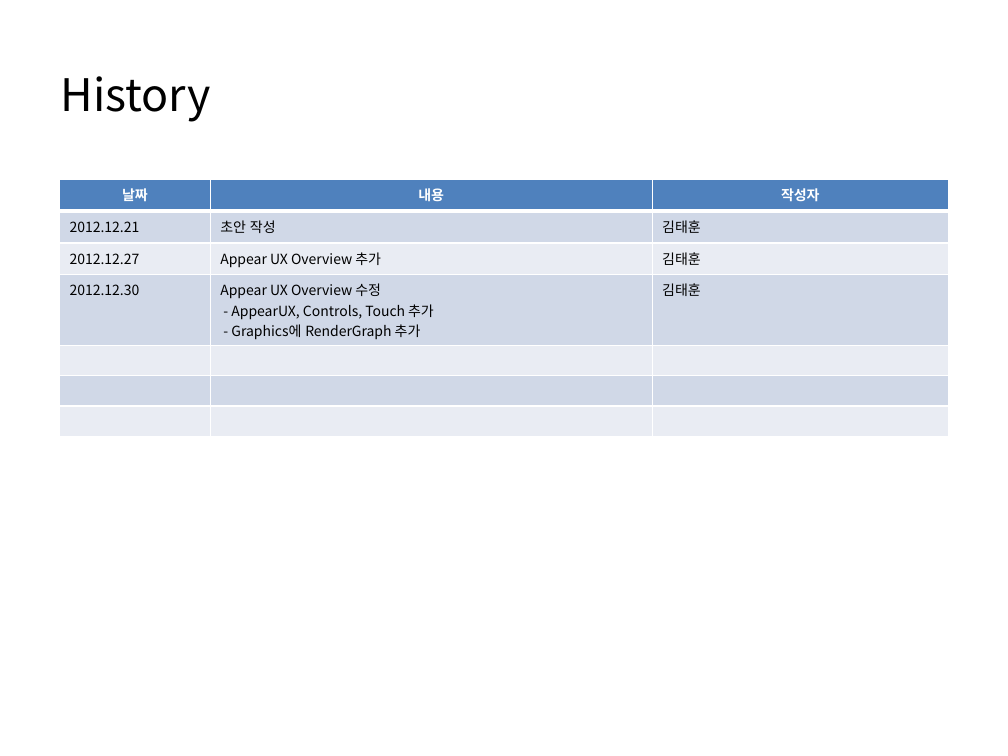
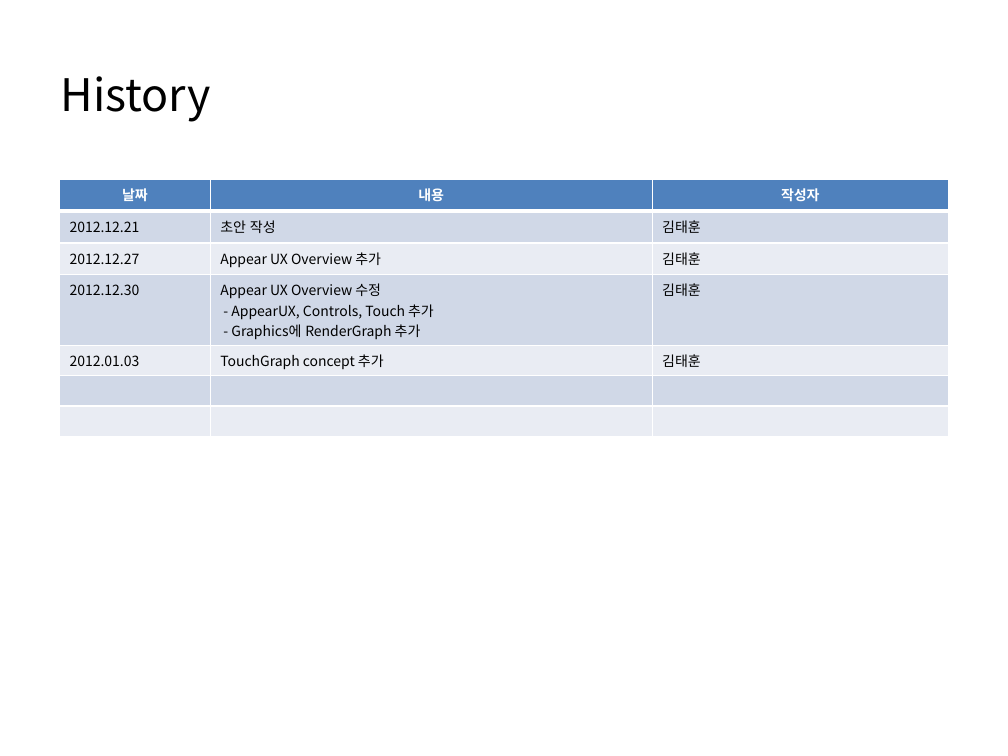
Before and after one commit to Raftel/Storygraph, a slide deck: slide 2 of Storygraph/docs/Appear UX + Storygraph.pptx. Drawn at 1008x756 pixels with LibreOffice and Linux fonts; fonts in the diff are those of the drawing. Boxes give left, top, right and bottom in pixels: in the first picture for what was removed or moved away, otherwise in the second. Text is boxed around its words. In the diff, an @@ line names an element or a change of style, - is before the commit and + after.

Commit message:
AppearControl, AppearRenderTarget, AppearTouchTarget 구조 및 동작 수정 -  진행중
1. AppearControl가 추가될때 render target, touch target 연결 동작 수정
- AppearControl이 render graph에 정상적으로 붙었다는 call-back 필요 - 추가 예정
- AppearControl가 render graph에 정상적으로 붙은 이후에 AppearContro에 child render
target을 추가할 수 있음.
2. AppearRenderTarget를 AppearModel을 상속받는 것으로 수정
3. 관련 구조에 대해서 문서 수정

```diff
--- a/Storygraph/docs/Appear UX + Storygraph.pptx
+++ b/Storygraph/docs/Appear UX + Storygraph.pptx
@@ table at (59,179,949,419) @@
+row 5: 2012.01.03 | TouchGraph concept 추가 | 김태훈
-row 7:  |  | 
```
Also in this commit, not shown: 5 slides added, 2 slides removed, 9 other files.
